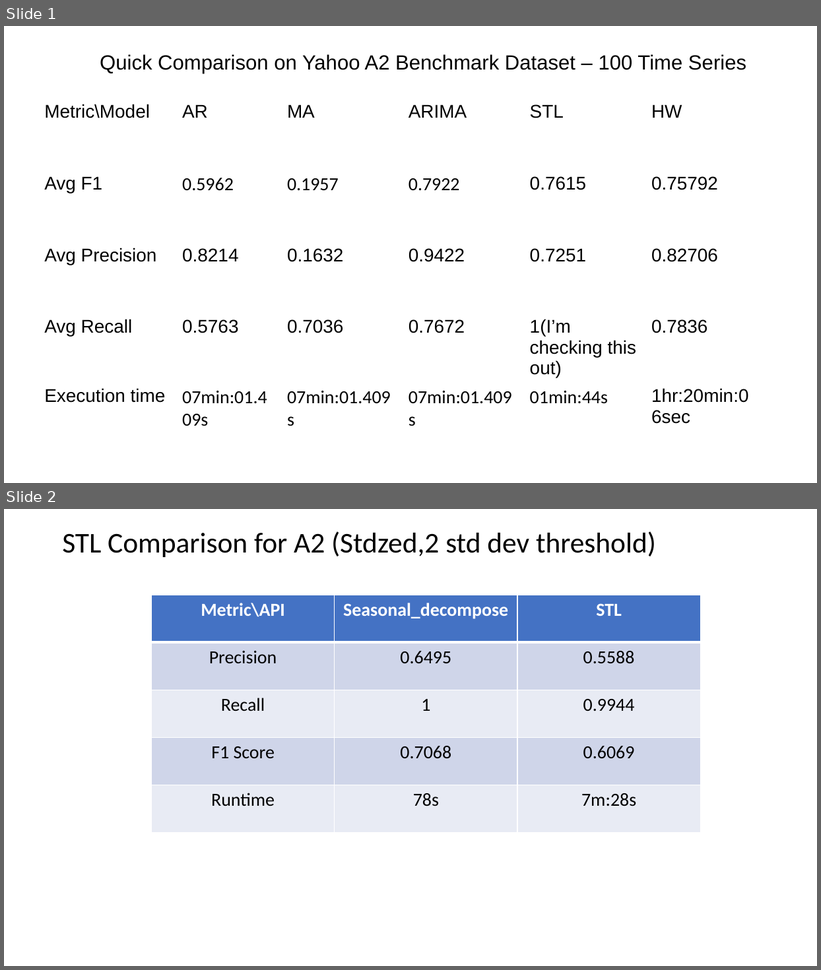
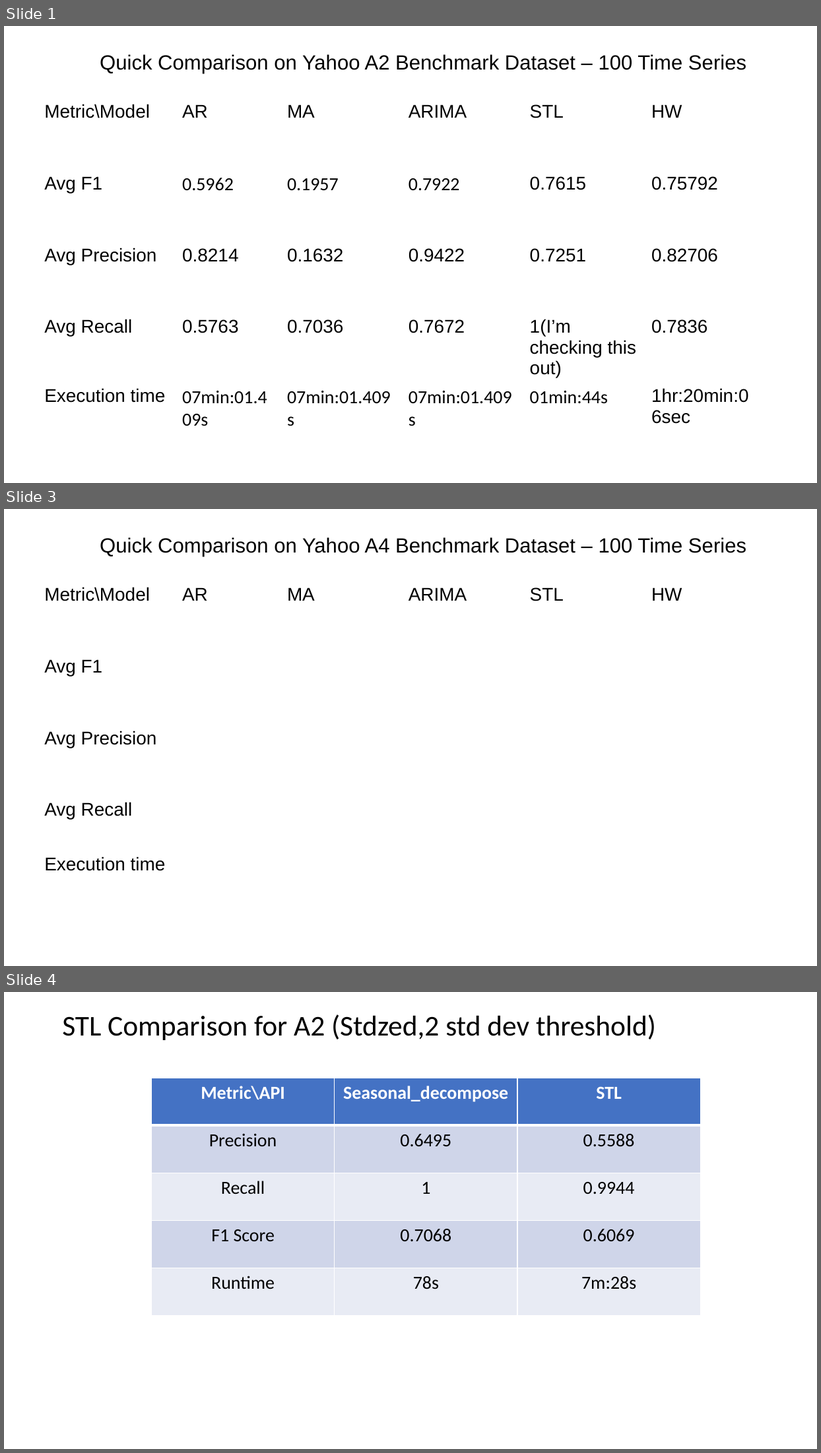
Before and after one commit to mehrotrasan16/time-series-anomaly-detection-methods, a slide deck: papers/ComparisonSlide11Oct.pptx. Shown one above the other, each under a label of ours: slides 1 and 2 before the commit, slides 1, 3 and 4 after it; the slides between them are not shown. The pictures are 821x970 and 821x1453 pixels, drawn with LibreOffice and Linux fonts; fonts in the diff are those of the drawing. Boxes give left, top, right and bottom in pixels: in the first picture for what was removed or moved away, otherwise in the second. Text is boxed around its words. In the diff, an @@ line names an element or a change of style, - is before the commit and + after.

Commit message:
Added slides for A3 and A4 comparisons

```diff
--- a/papers/ComparisonSlide11Oct.pptx
+++ b/papers/ComparisonSlide11Oct.pptx
@@ slide 3 added at <box>4,509,817,966</box>, background #FFFFFF @@
@@ title added at <box>100,537,746,557</box>, 20 pt, text #000000 @@
+Quick Comparison on Yahoo A4 Benchmark Dataset – 100 Time Series
@@ table added at <box>37,580,767,945</box>, 5 rows, 6 columns @@
+Metric\Model | AR | MA | ARIMA | STL | HW
+Avg F1 |  |  |  |  | 
+Avg Precision |  |  |  |  | 
+Avg Recall |  |  |  |  | 
+Execution time |  |  |  |  | 
@@ what was slide 2 is now slide 4 @@
```
Also in this commit, not shown: 1 slide changed.
